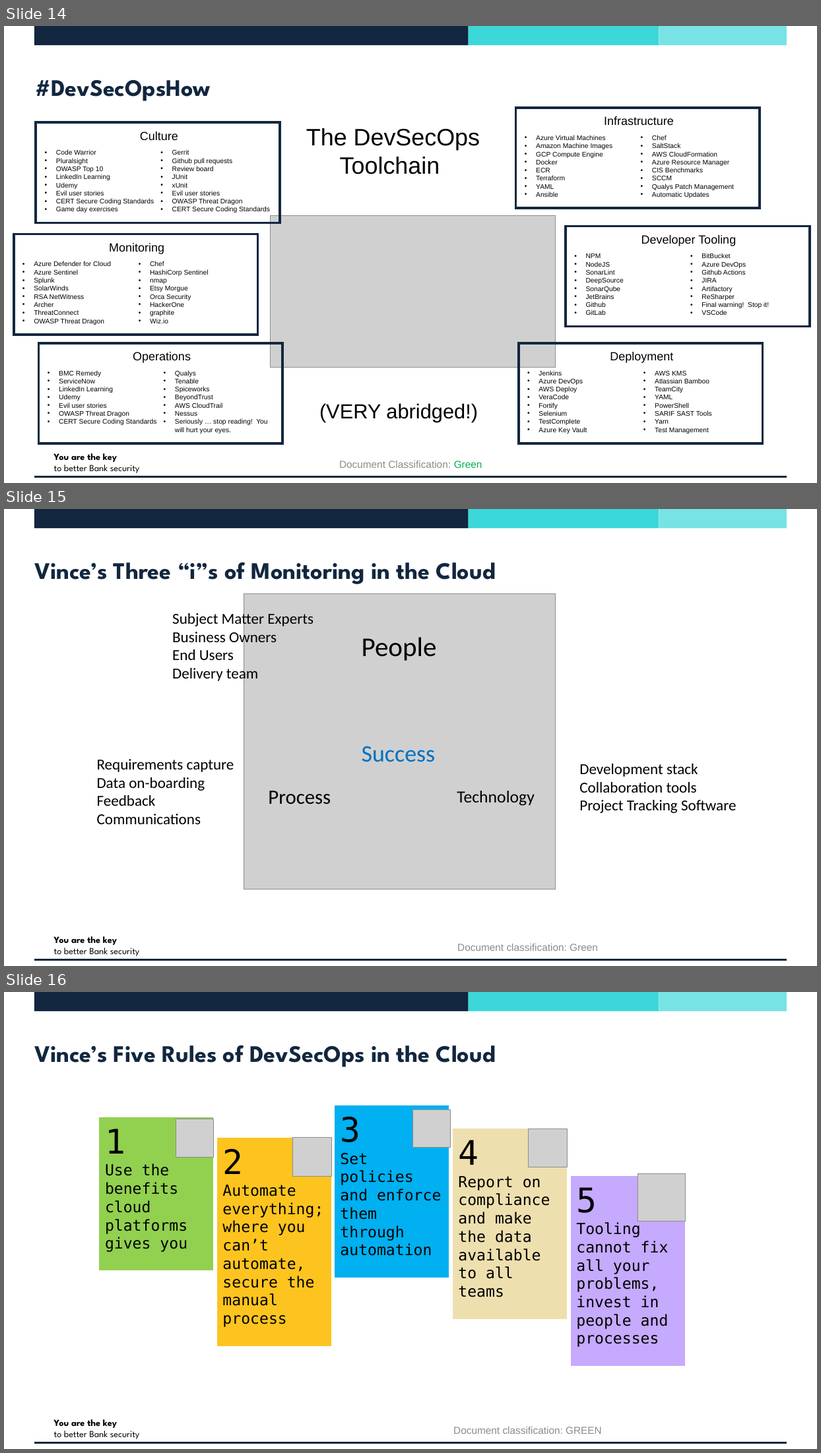
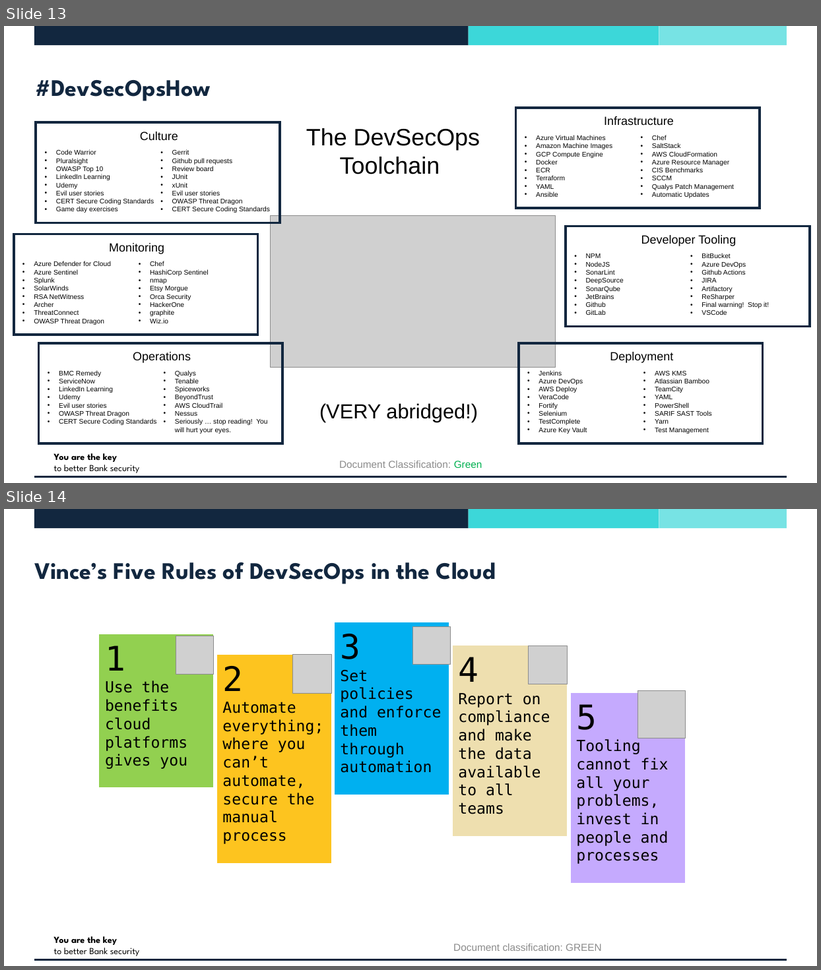
Before and after one commit to vincentjking/Presentations, a slide deck: 202301 - BCS/DevSecOps - The True Cost of Secure Transformation.pptx. Shown one above the other, each under a label of ours: slides 14, 15 and 16 before the commit, slides 13 and 14 after it. The pictures are 821x1453 and 821x970 pixels, drawn with LibreOffice and Linux fonts; fonts in the diff are those of the drawing; grey boxes stand for pictures; background and template pictures are left out. Boxes give left, top, right and bottom in pixels: in the first picture for what was removed or moved away, otherwise in the second. Text is boxed around its words. In the diff, an @@ line names an element or a change of style, - is before the commit and + after.

```diff
--- a/202301 - BCS/DevSecOps - The True Cost of Secure Transformation.pptx
+++ b/202301 - BCS/DevSecOps - The True Cost of Secure Transformation.pptx
@@ slide 15 removed at [4,509,817,966], background #FFFFFF; not listed: 5 template elements that a slide beside it also shows @@
@@ title removed at [34,562,496,584] @@
-Vince’s Three “i”s of Monitoring in the Cloud
@@ picture removed at [244,594,556,890] @@
@@ text removed at [172,611,314,683] @@
-Subject Matter Experts
-Business Owners
-End Users
-Delivery team
@@ text removed at [362,637,437,661] @@
-People
@@ text removed at [362,746,436,762] @@
-Success
@@ text removed at [97,759,234,824] @@
-Requirements capture
-Data on-boarding
-Feedback
-Communications
@@ text removed at [580,764,737,813] @@
-Development stack
-Collaboration tools
-Project Tracking Software
@@ text removed at [268,791,331,805] @@
-Process
@@ text removed at [457,791,535,806] @@
-Technology
@@ text removed at [457,944,598,951] @@
-Document classification: Green
@@ what was slide 14 is now slide 13 @@
@@ what was slide 16 is now slide 14 @@
```
Also in this commit, not shown: 4 slides changed.
